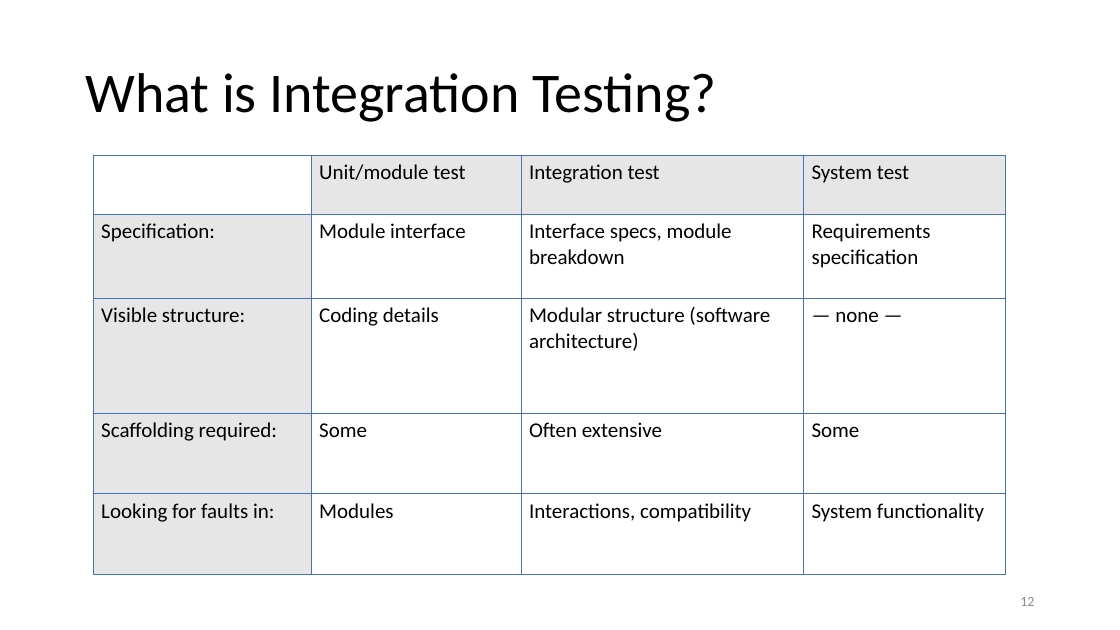
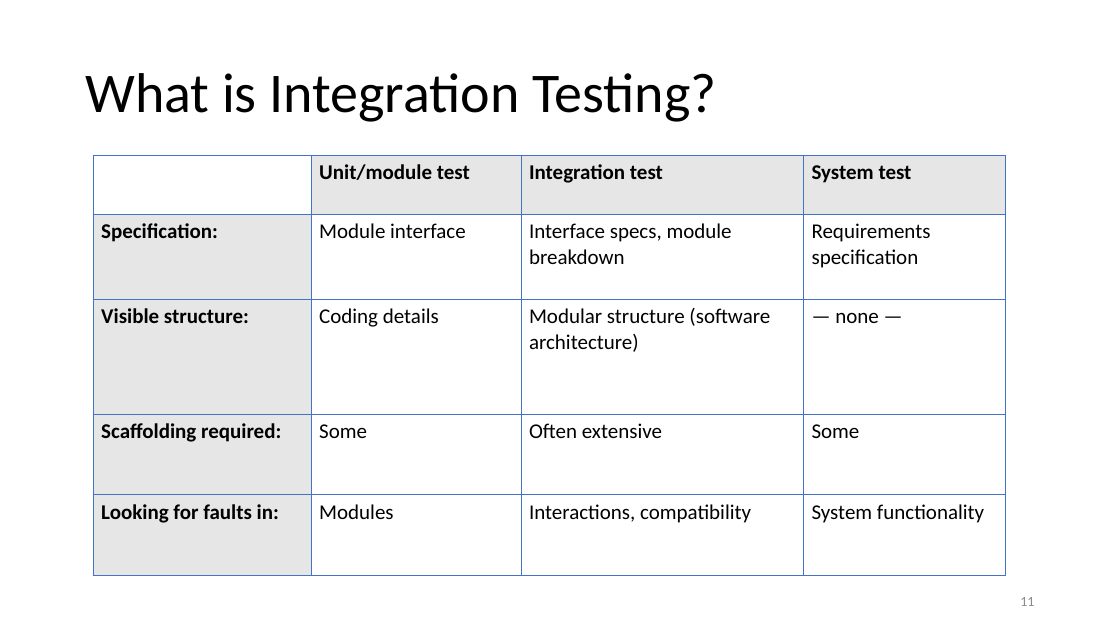
Before and after one commit to malenezi/malenezi, a slide deck: slide 11 of SE401/Lectures/8-Integration, System and Regression Testing/1-Integration Testing.pptx (slide 12 before the commit). Drawn at 1120x630 pixels with LibreOffice and Linux fonts; fonts in the diff are those of the drawing. Boxes give left, top, right and bottom in pixels: in the first picture for what was removed or moved away, otherwise in the second. Text is boxed around its words. In the diff, an @@ line names an element or a change of style, - is before the commit and + after.

```diff
--- a/SE401/Lectures/8-Integration, System and Regression Testing/1-Integration Testing.pptx
+++ b/SE401/Lectures/8-Integration, System and Regression Testing/1-Integration Testing.pptx
@@ table at <box>93,155,1005,575</box> @@
@@ bold on in "Unit/module test", "Integration test", "System test", "Specification:" and 3 more places @@
@@ page number at <box>1020,597,1034,606</box>: text changed @@
-12
+11
```
Also in this commit, not shown: 1 slide removed, 1 other file.
